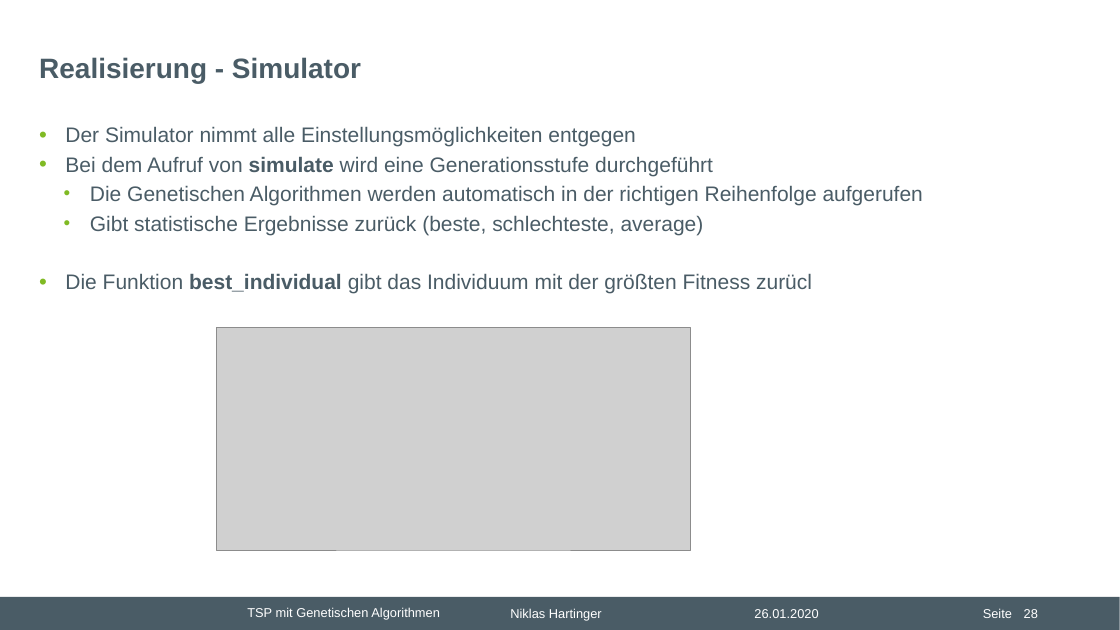
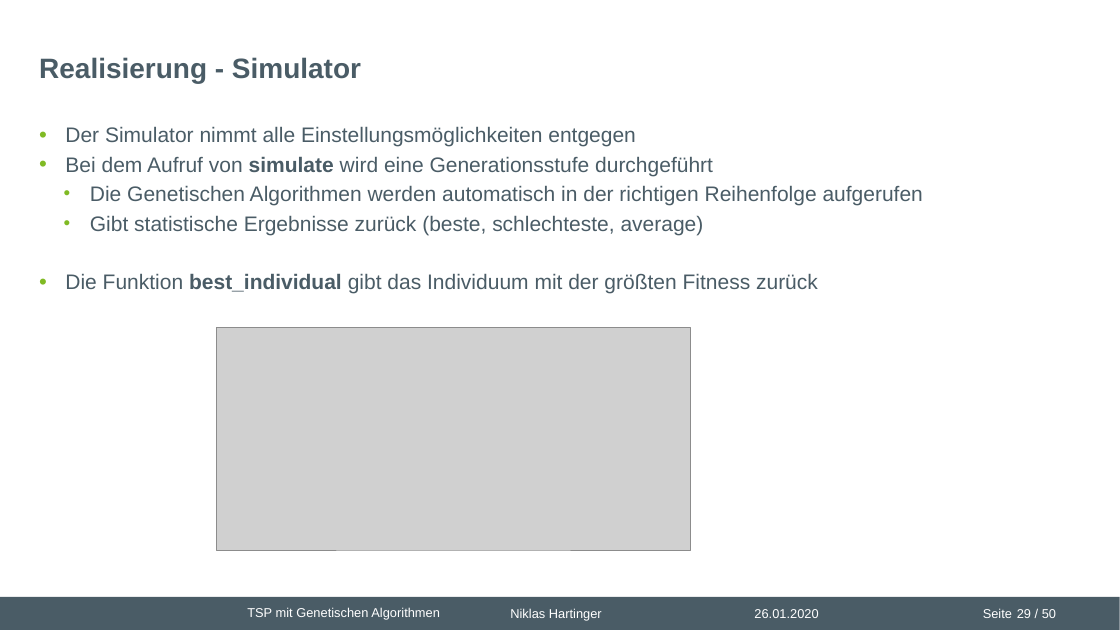
Before and after one commit to nhrt/Genetic-Algorithms, a slide deck: slide 29 of Projektvortrag/Präsentation Projektvortrag.pptx (slide 28 before the commit). Drawn at 1120x630 pixels with LibreOffice and Linux fonts; fonts in the diff are those of the drawing; grey boxes stand for pictures; background and template pictures are left out. Boxes give left, top, right and bottom in pixels: in the first picture for what was removed or moved away, otherwise in the second. Text is boxed around its words. In the diff, an @@ line names an element or a change of style, - is before the commit and + after.

```diff
--- a/Projektvortrag/Präsentation Projektvortrag.pptx
+++ b/Projektvortrag/Präsentation Projektvortrag.pptx
@@ text at (65,274,818,294): text changed @@
-• Die Funktion best_individual gibt das Individuum mit der größten Fitness zurücl
+• Die Funktion best_individual gibt das Individuum mit der größten Fitness zurück
@@ page number added at (1017,609,1056,618), 11 pt, text #FFFFFF @@
+29 / 50
@@ page number removed at (1024,609,1038,618) @@
-28
```
Also in this commit, not shown: 33 other slides changed, 1 slide added, 1 other file.
